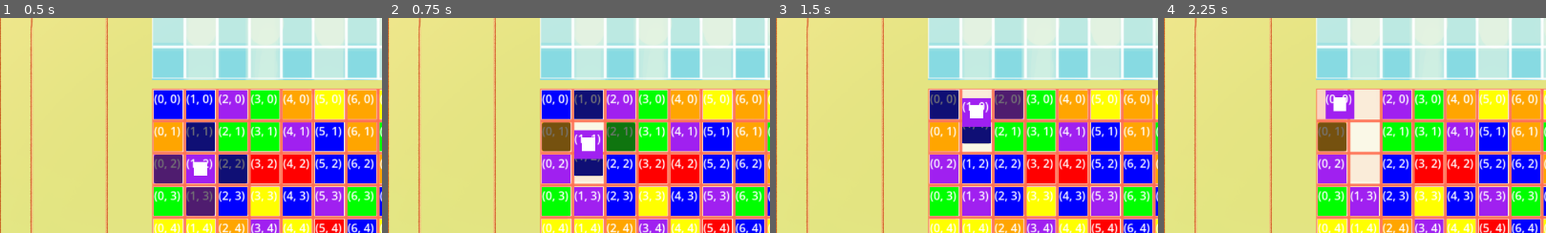
Above: before the commit, frames 1-4 (left to right).
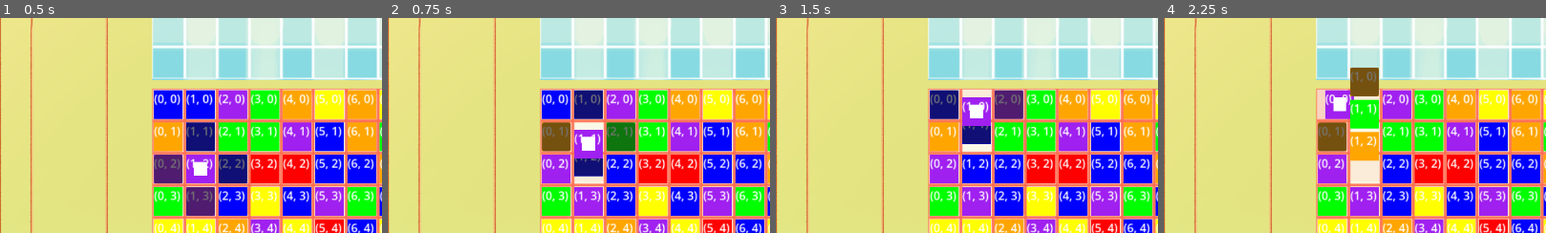
Above: after the commit, the same moments.

Repository: hulien22/gmtk2023
Game: Godot game, scene res://scenes/main.tscn
Same seed, same stepped clock (60 frames per second), same inputs: the game is played once before the commit and once after it. The project has no main scene, so this scene is started directly.
Inputs (mouse positions are % of the whole screen's width and height, from its top left):
- Up to frame 1 (0.5 s): no input
- Up to frame 2 (0.75 s): click (26, 37) at 0.52 s
- Up to frame 3 (1.5 s): click (26, 29) at 1.27 s
- Up to frame 4 (2.25 s): click (22, 29) at 2.02 s
The pictures show only the part of the screen within x 0-50%, y 9-59%; the shares and areas given below are measured in that part.

Frame 1 is identical in both runs. In frame 2, 0.1% of the frame differs, in the area x 48-57%, y 52-74%; in frame 3, 0.1%; in frame 4, 3.1%, in the area x 42-57%, y 23-67%.

Commit message:
falling tiles

Diff:
--- a/scenes/Grid.gd
+++ b/scenes/Grid.gd
@@ -91,6 +91,8 @@
 	for m in matches:
 		tiles[m.y][m.x].set_type(Global.TileType.EMPTY)
 
+	setup_drop_tiles()
+
 func posn_from_grid(grid:Vector2):
 	return grid * tile_spread
 
@@ -107,7 +109,7 @@
 		for w in width:
 			tiles[h][w].set_clickable(false)
 
-func swap_tiles(a:Vector2, b:Vector2):
+func swap_tiles(a:Vector2, b:Vector2, do_move:bool):
 	print("swapping tiles ", a, b)
 	print(tiles[a.y][a.x].position, tiles[b.y][b.x].position)
 #	var temp_tile_a = Tile.instantiate()
@@ -124,8 +126,9 @@
 	tiles[a.y][a.x].posn = Vector2(a.x,a.y)
 	tiles[b.y][b.x].posn = Vector2(b.x,b.y)
 
-	tiles[a.y][a.x].move(posn_from_grid(Vector2(a.x,a.y)))
-	tiles[b.y][b.x].move(posn_from_grid(Vector2(b.x,b.y)))
+	if do_move:
+		tiles[a.y][a.x].move(posn_from_grid(Vector2(a.x,a.y)), Tween.TRANS_BOUNCE)
+		tiles[b.y][b.x].move(posn_from_grid(Vector2(b.x,b.y)), Tween.TRANS_BOUNCE)
 #	tiles[a.y][a.x].move(tile_b.position)
 #	tiles[b.y][b.x].move(tile_a_position)
 
@@ -135,17 +138,43 @@
 	elif (b == player_posn):
 		player_posn = a
 	print(tiles[a.y][a.x].position, tiles[b.y][b.x].position)
+	await get_tree().create_timer(2).timeout
 
 func swap_player(swap_posn:Vector2):
 	disable_all_clickable_tiles()
 	#Play animation?
 
-	swap_tiles(player_posn, swap_posn)
+	swap_tiles(player_posn, swap_posn, true)
 	print(player_posn)
 	# check for matches
 	check_for_matches()
 
 	set_clickable_tiles()
 
-func remove_deleted_tiles():
-	pass
+func setup_drop_tiles():
+#	var drops_per_column:Array[int] = []
+	for w in width:
+#		drops_per_column.append(0)
+		var delete_count = 0
+		# start from the bottom and go up
+		for h in range(height-1, -1, -1):
+			if (tiles[h][w].type == Global.TileType.EMPTY):
+				delete_count += 1
+				tiles[h][w].queue_free()
+			elif (delete_count > 0):
+				# swap tiles but don't actually move them yet (ie keep them in same positions on screen for now)
+				swap_tiles(Vector2(w,h), Vector2(w,h + delete_count), false)
+		for i in delete_count:
+			# add in new node above
+			var new_tile = Tile.instantiate()
+			new_tile.posn = Vector2(w, delete_count - i - 1)
+			new_tile.position = posn_from_grid(Vector2(w, 0 - i - 1))
+			new_tile.scale = Vector2(tile_size, tile_size)
+			var color = Global.get_random_color()
+			new_tile.set_type(color)
+			add_child(new_tile)
+			tiles[delete_count - i - 1][w] = new_tile
+
+	for h in height:
+		for w in width:
+			tiles[h][w].move(posn_from_grid(Vector2(w,h)), Tween.TRANS_BOUNCE)
--- a/scenes/Tile.gd
+++ b/scenes/Tile.gd
@@ -55,6 +55,6 @@
 func _button_pressed():
 	Events.emit_signal("move_player_click", posn)
 
-func move(target):
+func move(target, transformation):
 	var tween: Tween = create_tween()
-	tween.tween_property(self,"position",target, 0.3).set_trans(Tween.TRANS_BOUNCE).set_ease(Tween.EASE_OUT)
+	tween.tween_property(self,"position",target, 0.3).set_trans(transformation).set_ease(Tween.EASE_OUT)
--- a/scenes/main.tscn
+++ b/scenes/main.tscn
@@ -24,3 +24,7 @@
 position = Vector2(282, 209)
 tile_spread = 54.04
 tile_size = 1.2
+
+[node name="TurnTimer" type="Timer" parent="."]
+
+[node name="Timer" type="Timer" parent="."]
